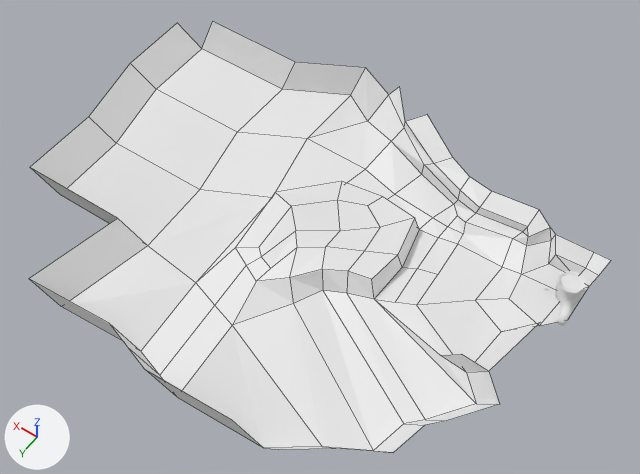
An edit to the Blender file Models/level.blend, drawn before and after from the same camera.
Rendered twice from a camera (50 mm lens) standing at (-14.7, 88.5, 118.2) and looking at (40.6, 11.1, -3.5). The lights are fixed; the arrows at lower left show +X, +Y and +Z. Mesh edges are drawn as thin lines on the coarser meshes.

The first picture shows 'Ground -col', 'TreeStump -col'.
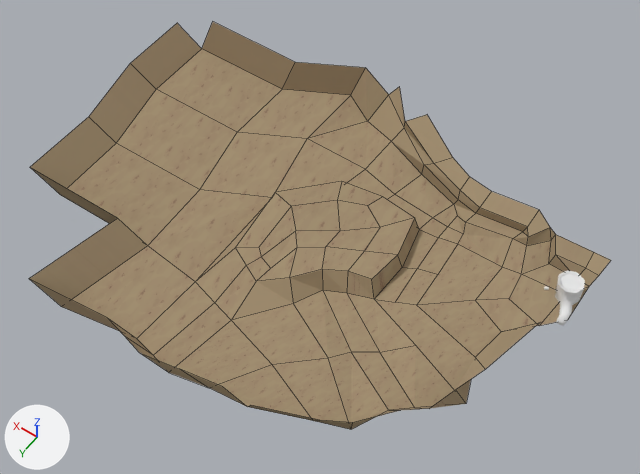
Location of each change, [x1, y1, x2, y2] in pixels of the pictures (640 x 474 px; the box of a moved part takes in the faces that stretch with it):
'Ground -col', reshaped: before [29, 22, 611, 453]; after [29, 22, 611, 429]
part 1 of me_plane, moved or reshaped: before [30, 190, 540, 453]; after [30, 190, 540, 429]
part 2 of me_plane, surface changed (white to brown): [67, 49, 589, 332] in both
part 3 of me_plane, recoloured (white to brown): [29, 22, 611, 304] in both

What changed in the scene script:
```text
Add img_dirt_png:
    img_dirt_png = load_image('dirt.png', 'textures/dirt.png', 256, 256, 'sRGB')
Add mat_dirt:
    mat_dirt = principled_material('Dirt')
    mat_dirt.texture = img_dirt_png
    mat_dirt.roughness = 1.0
    mat_dirt.specular_ior_level = 0.0
Change me_plane:
    used by ob_ground__col; location = (0.0, 0.0, 0.0)
    remove me_plane.from_pydata(...)  # 136 vertices, 116 faces; spans x -3.1..93.3, y -21.5..48.1, z -11.4..5.7
    add me_plane.from_pydata(...)  # 141 vertices, 120 faces; spans x -3.1..93.3, y -21.5..48.1, z -5.1..5.7
    me_plane part 1
    11 vertices are removed from x -0.7..32.5, y 21.0..45.9, z -7.4..3.2
    13 faces are deleted
    15 vertices move from x 7.9..57.8, y 20.8..48.1, z -11.4..-0.9 to x 14.8..57.8, y 21.9..48.1, z -4.1..1.1
    16 vertices are added at x 3.4..40.9, y 18.5..46.9, z -1.0..3.3
    17 new faces join them
    me_plane part 2: 57 kept faces spanning x -2.3..88.1, y -19.2..47.2, z -5.1..1.2 get new texture (UV) coordinates
    me_plane part 3: 103 faces spanning x -3.1..93.3, y -21.5..48.1, z -5.1..5.7 switch from no material to mat_dirt (picture img_dirt_png)
```
